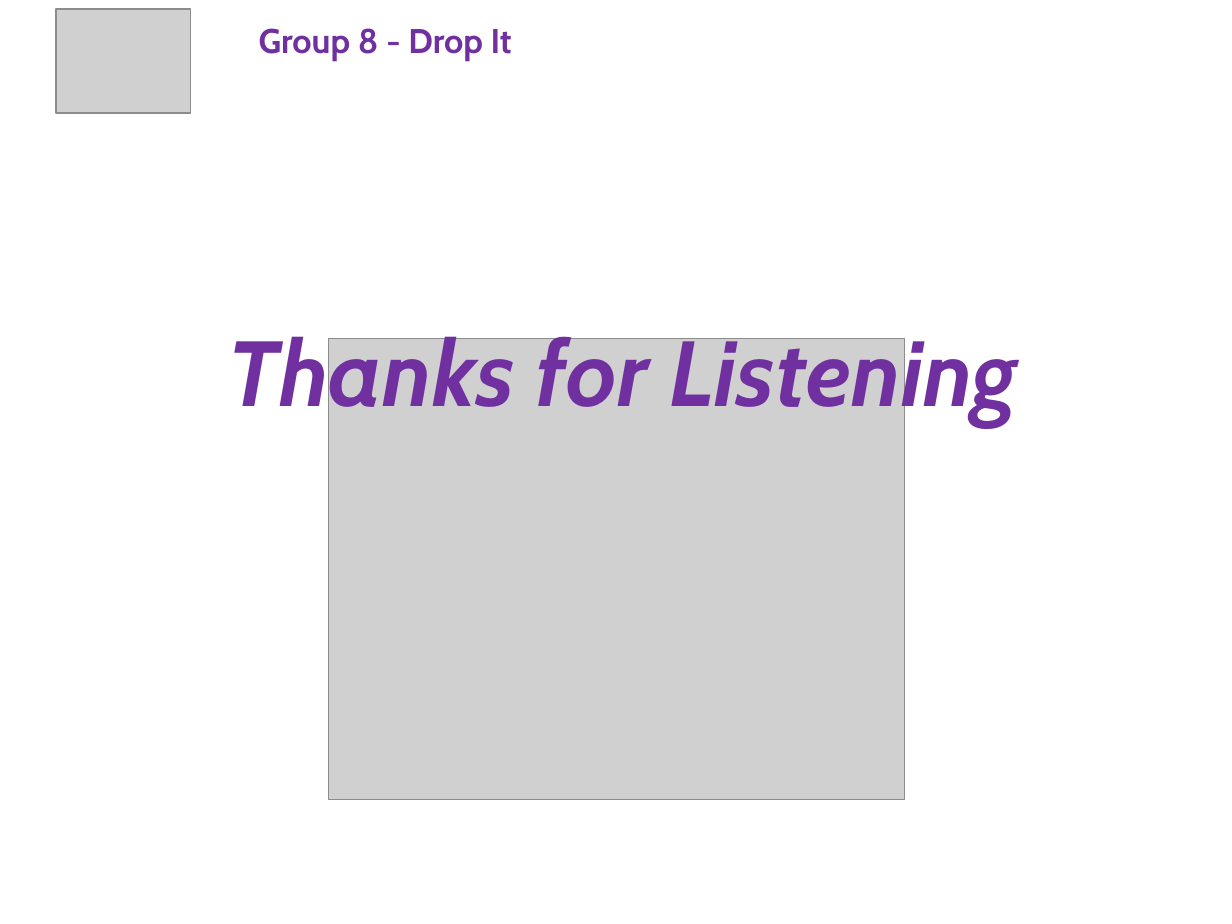
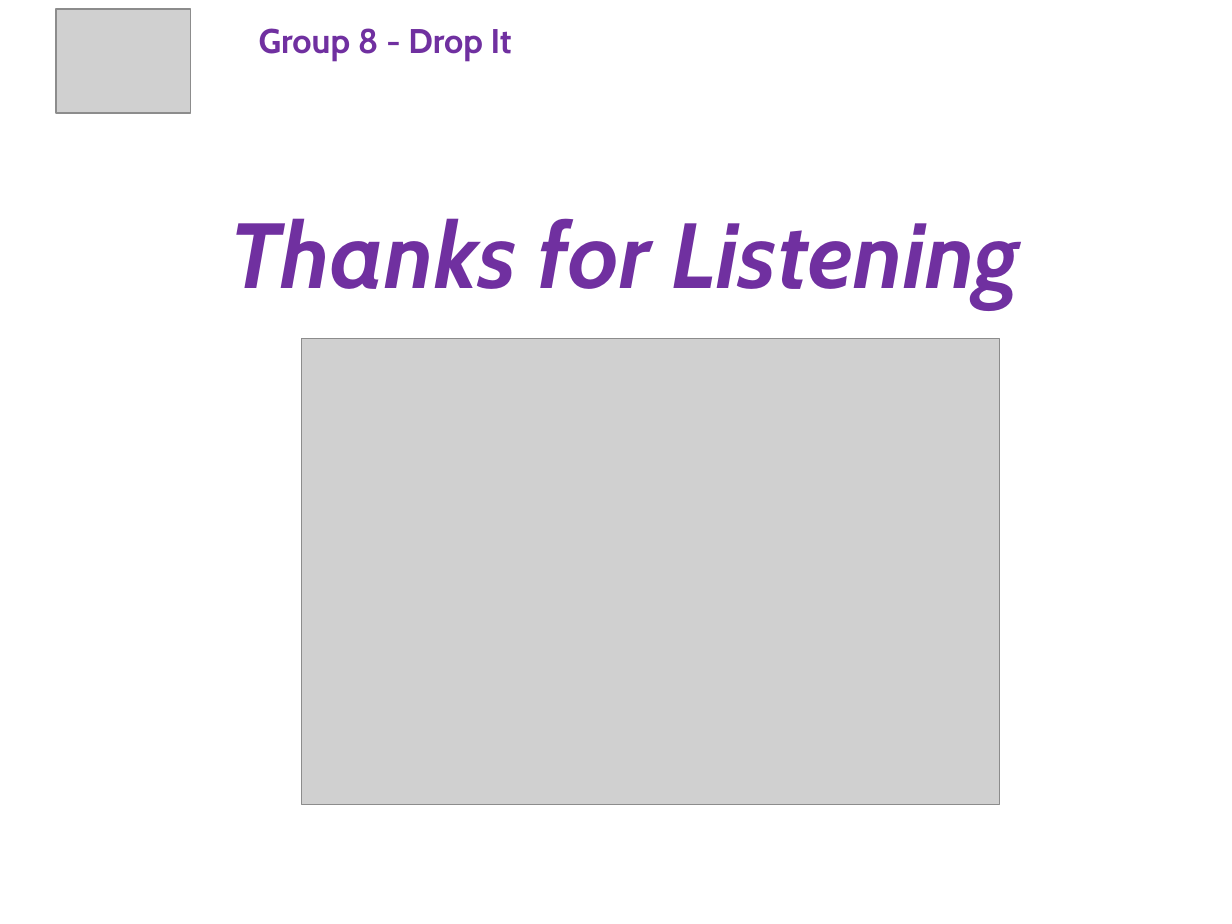
Before and after one commit to phonglk/fptu_capstone, a slide deck: slide 20 of Document/Present.pptx. Drawn at 1232x924 pixels with LibreOffice and Linux fonts; fonts in the diff are those of the drawing; grey boxes stand for pictures. Boxes give left, top, right and bottom in pixels: in the first picture for what was removed or moved away, otherwise in the second. Text is boxed around its words. In the diff, an @@ line names an element or a change of style, - is before the commit and + after.

```diff
--- a/Document/Present.pptx
+++ b/Document/Present.pptx
@@ text "Thanks for Listening" rewrapped from [228,328,1017,426] to [230,218,1019,309] @@
@@ picture: place and size @@
-picture at [329,339,904,800]
+picture at [301,339,999,804]
```
